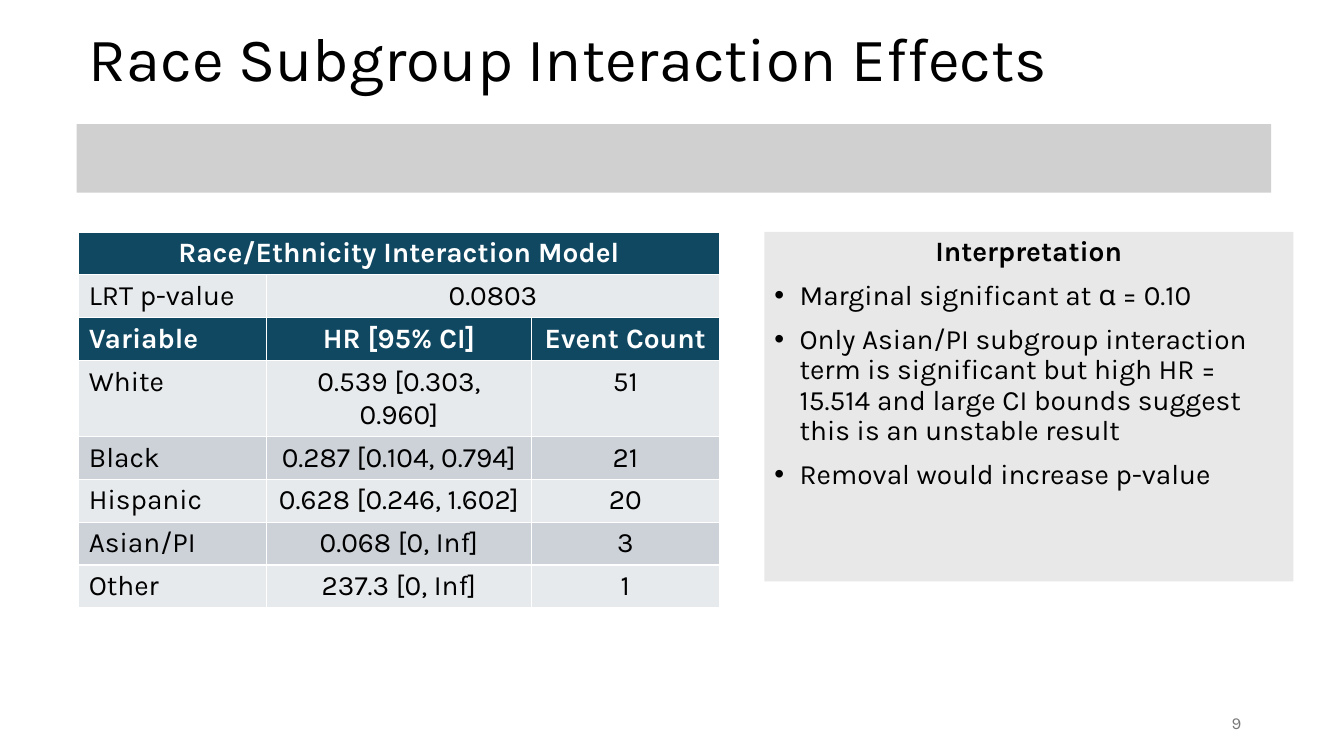
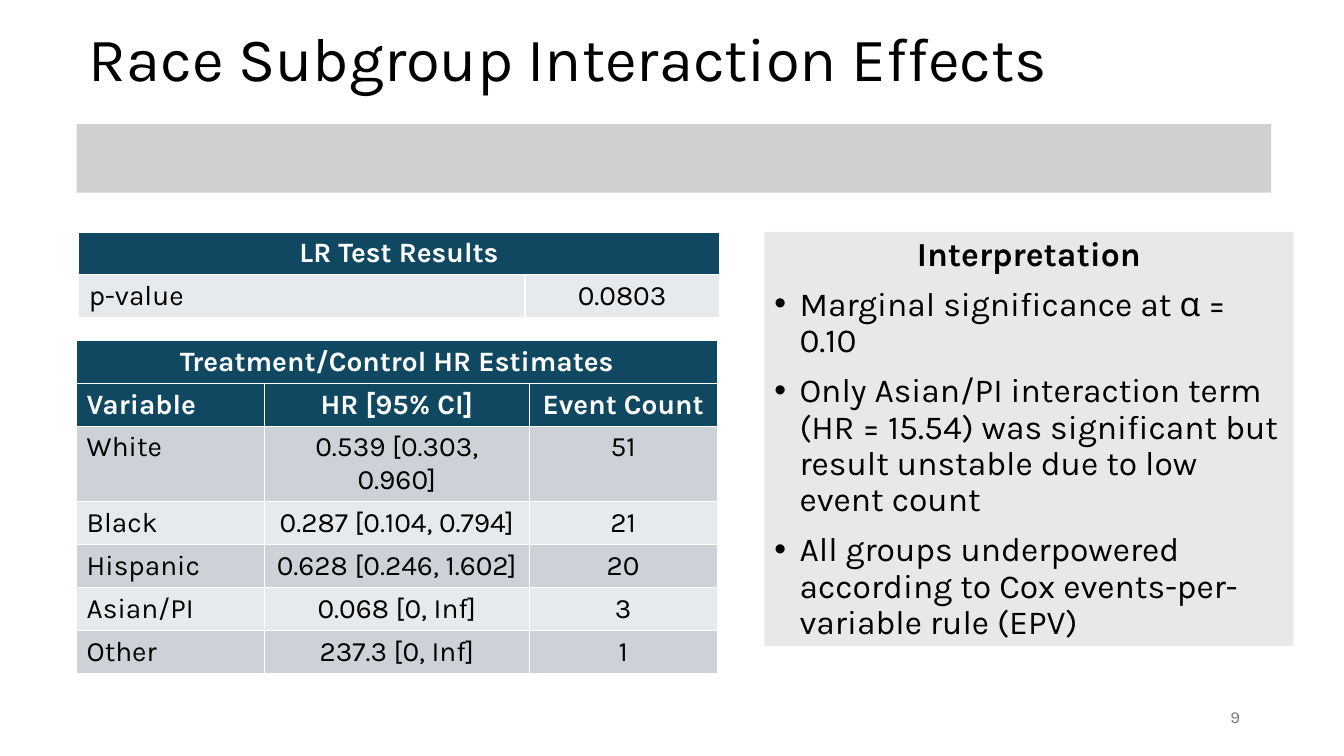
Before and after one commit to susanpeck/Math261BExperimentalDesignProject, a slide deck: slide 9 of Document_Files/Presentation_Slides_v3.pptx. Drawn at 1344x756 pixels with LibreOffice and Linux fonts; fonts in the diff are those of the drawing; grey boxes stand for pictures. Boxes give left, top, right and bottom in pixels: in the first picture for what was removed or moved away, otherwise in the second. Text is boxed around its words. In the diff, an @@ line names an element or a change of style, - is before the commit and + after.

```diff
--- a/Document_Files/Presentation_Slides_v3.pptx
+++ b/Document_Files/Presentation_Slides_v3.pptx
@@ table added at (79,232,720,320), 2 rows, 2 columns @@
+LR Test Results | 
+p-value | 0.0803
@@ text "Interpretation": place and size @@
-text "Interpretation" at (764,232,1294,582)
+text "Interpretation" at (764,232,1294,646)
@@ text at (917,242,1141,274): size 20 to 24 pt in "Interpretation" @@
@@ text at (800,293,1278,638): text changed; size 20 to 24 pt @@
-• Marginal significant at α = 0.10
-• Only Asian/PI subgroup interaction term is significant but high HR = 15.514 and large CI bounds suggest this is an unstable result
-• Removal would increase p-value
+• Marginal significance at α = 0.10
+• Only Asian/PI interaction term (HR = 15.54) was significant but result unstable due to low event count
+• All groups underpowered according to Cox events-per-variable rule (EPV)
@@ table at (77,341,717,668) @@
-row 1: Race/Ethnicity Interaction Model |  | 
-row 2: LRT p-value | 0.0803 | 
+row 1: Treatment/Control HR Estimates |  | 
@@ table: place and size @@
-table at (79,232,719,602)
+table at (77,341,717,668)
@@ page number: place and size @@
-page number at (1232,718,1242,729)
+page number at (1230,712,1240,723)
```
Also in this commit, not shown: 3 other slides changed.
